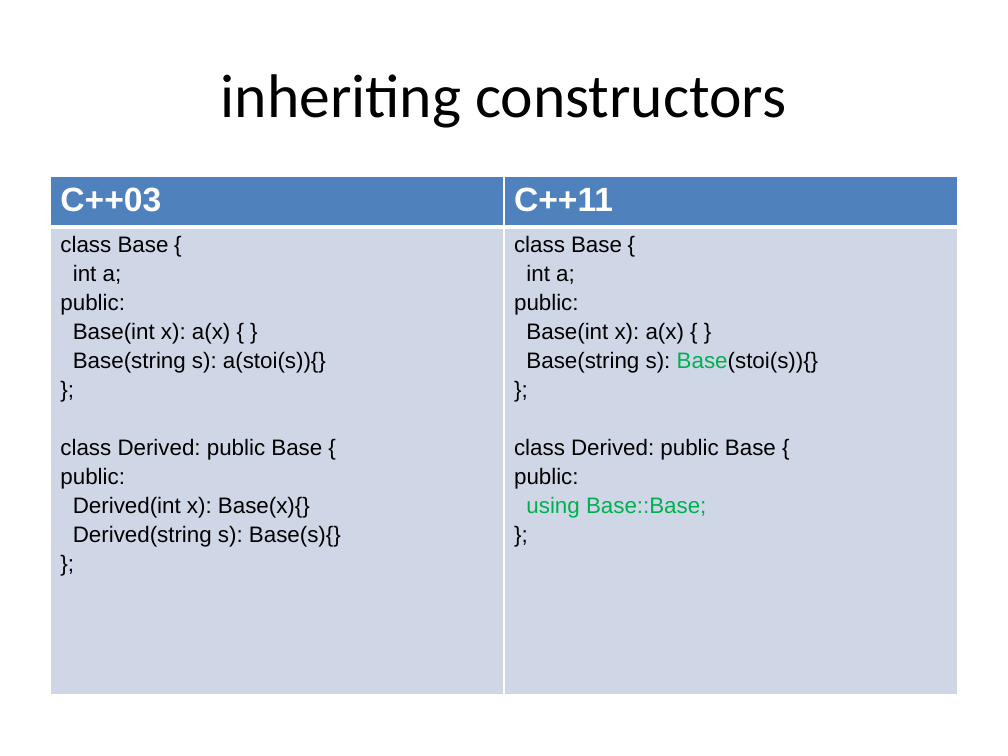
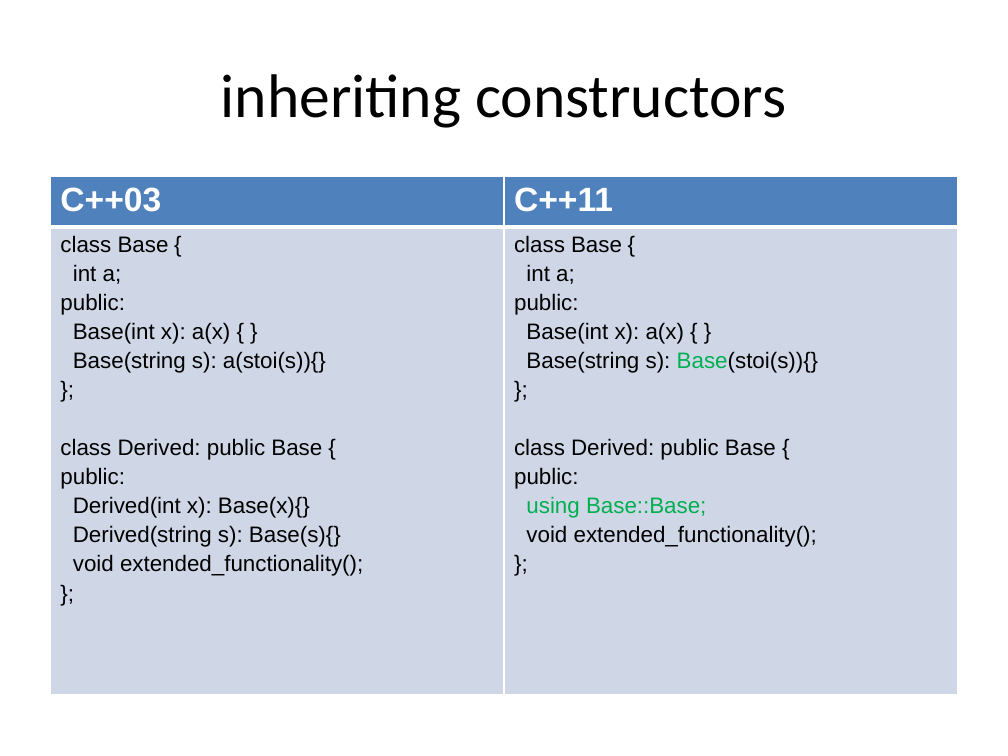
Before and after one commit to xtofl/cpp11training, a slide deck: slide 30 of slides/1.coreextensions-c11-121213071023-phpapp02-reordered.pptx (slide 27 before the commit). Drawn at 1008x756 pixels with LibreOffice and Linux fonts; fonts in the diff are those of the drawing. Boxes give left, top, right and bottom in pixels: in the first picture for what was removed or moved away, otherwise in the second. Text is boxed around its words. In the diff, an @@ line names an element or a change of style, - is before the commit and + after.

```diff
--- a/slides/1.coreextensions-c11-121213071023-phpapp02-reordered.pptx
+++ b/slides/1.coreextensions-c11-121213071023-phpapp02-reordered.pptx
@@ table at [50, 176, 958, 580] @@
-row 2, column 1: class Base { / int a; / public: / Base(int x): a(x) { } / Base(string s): a(stoi(s)){} / }; / class Derived: public Base { / public: / Derived(int x): Base(x){} / Derived(string s): Base(s){} / };
+row 2, column 1: class Base { / int a; / public: / Base(int x): a(x) { } / Base(string s): a(stoi(s)){} / }; / class Derived: public Base { / public: / Derived(int x): Base(x){} / Derived(string s): Base(s){} / void extended_functionality(); / };
-row 2, column 2: class Base { / int a; / public: / Base(int x): a(x) { } / Base(string s): Base(stoi(s)){} / }; / class Derived: public Base { / public: / using Base::Base; / };
+row 2, column 2: class Base { / int a; / public: / Base(int x): a(x) { } / Base(string s): Base(stoi(s)){} / }; / class Derived: public Base { / public: / using Base::Base; / void extended_functionality(); / };
```
Also in this commit, not shown: 22 other slides changed, 11 slides added, 2 other files.
